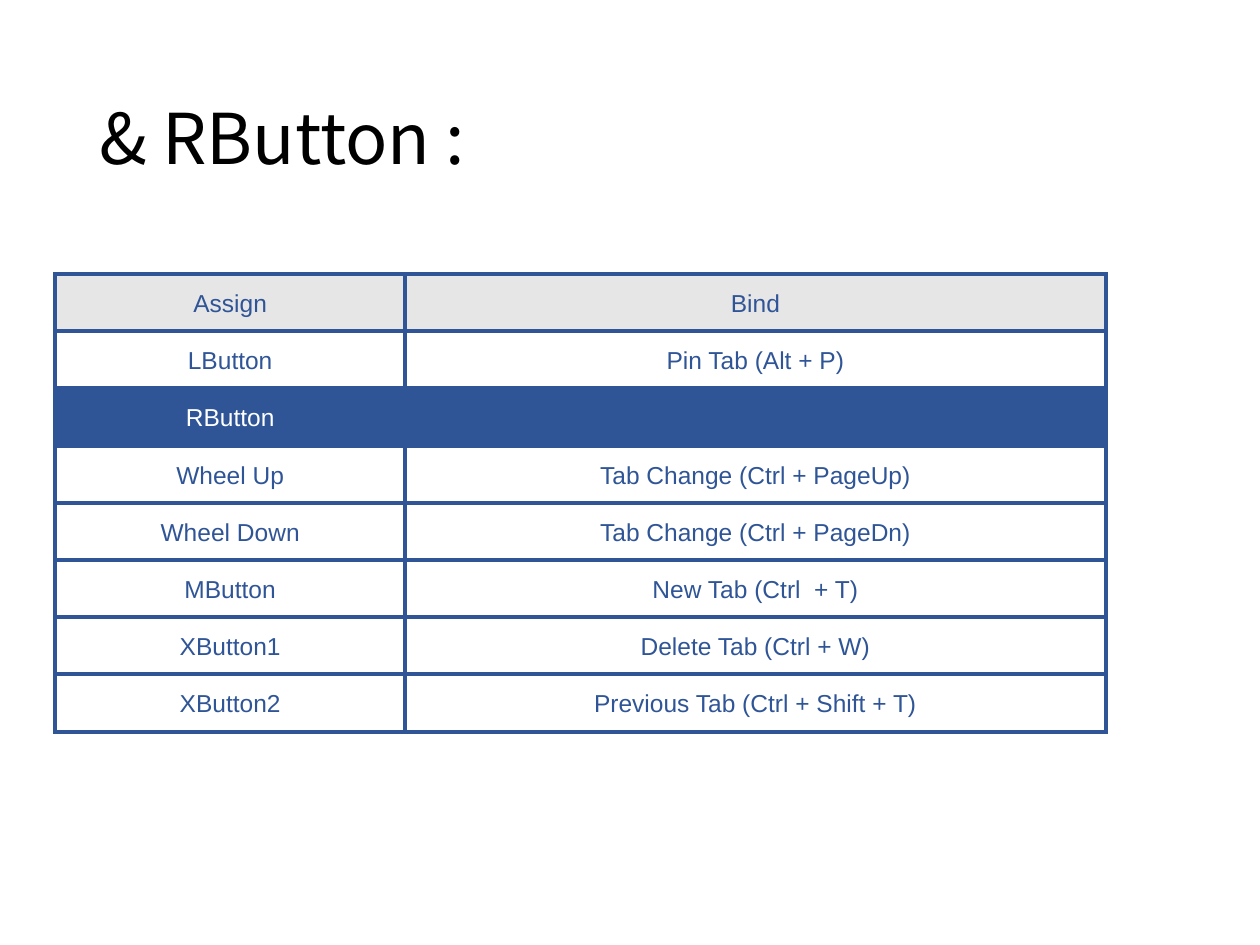
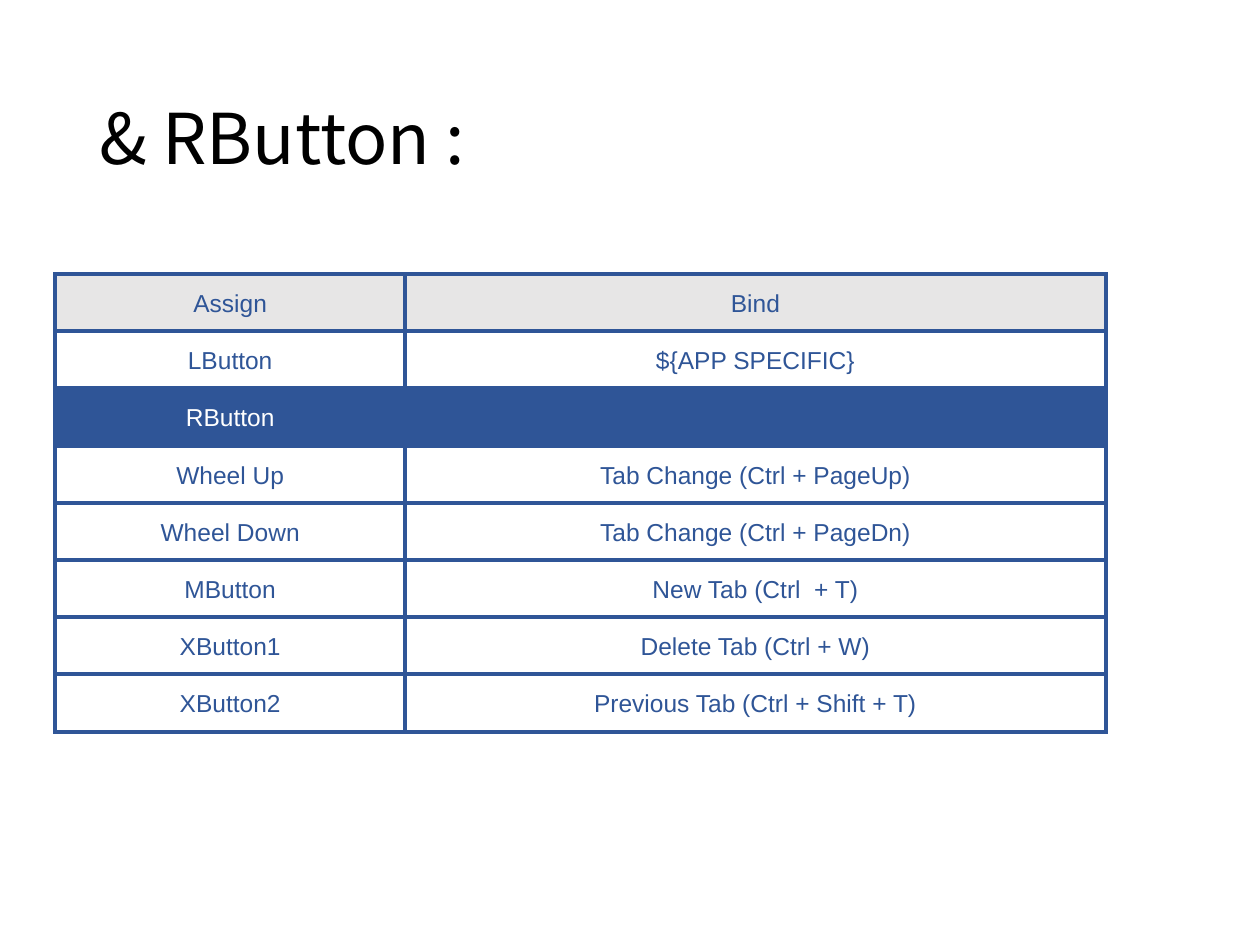
Before and after one commit to ittooo66/myAHK, a slide deck: slide 22 of MANUAL.pptx (slide 21 before the commit). Drawn at 1260x945 pixels with LibreOffice and Linux fonts; fonts in the diff are those of the drawing. Boxes give left, top, right and bottom in pixels: in the first picture for what was removed or moved away, otherwise in the second. Text is boxed around its words. In the diff, an @@ line names an element or a change of style, - is before the commit and + after.

```diff
--- a/MANUAL.pptx
+++ b/MANUAL.pptx
@@ rectangle "${APP SPECIFIC}" at [406, 331, 1106, 388]: fill #FFFFFF to none @@
@@ text in rectangle at [656, 351, 854, 374]: text changed @@
-Pin Tab (Alt + P)
+${APP SPECIFIC}
```
Also in this commit, not shown: 5 other slides changed, 3 slides added, 1 other file.
